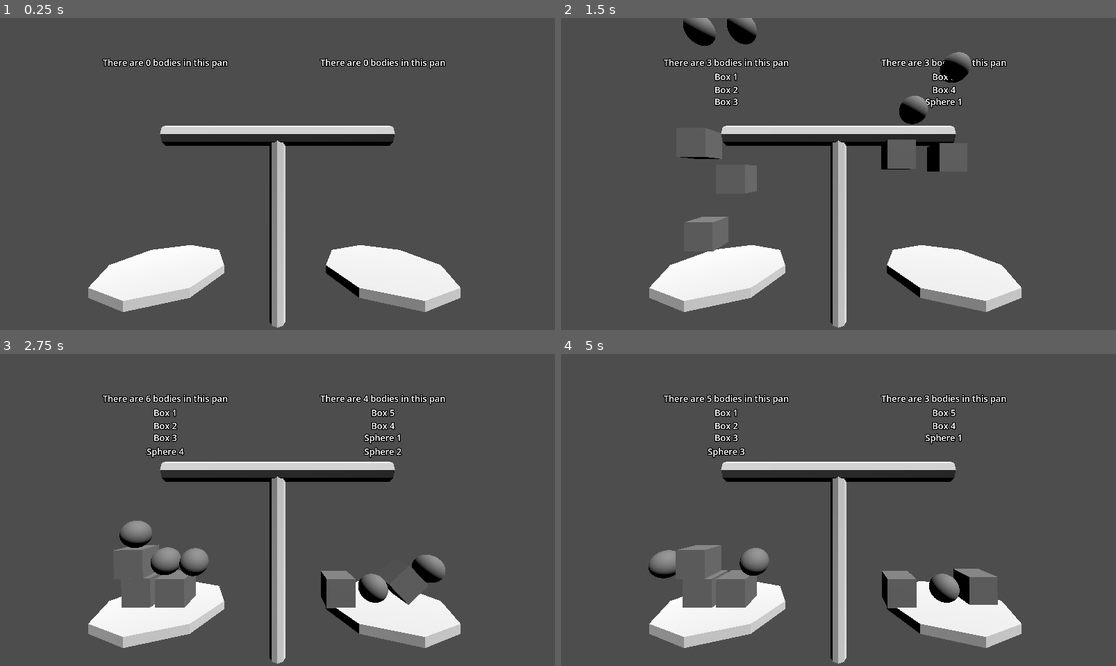
Above: before the commit, frames 1-4 (two rows, left to right).
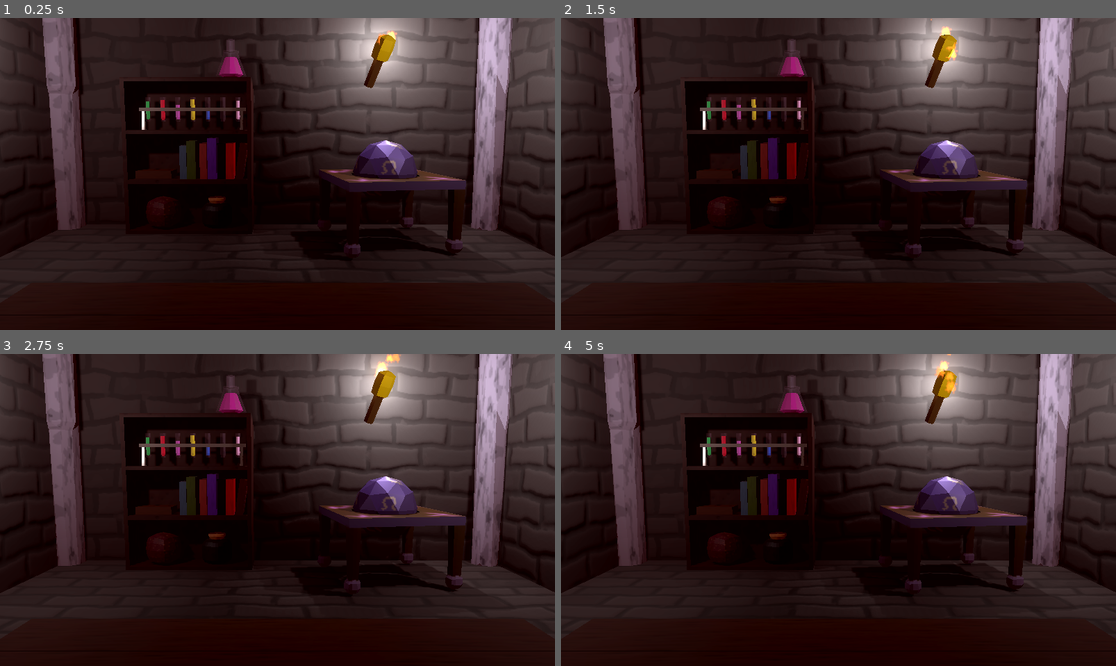
Above: after the commit, the same moments.

Repository: camd67/scale-game
Game: Godot game, scene res://scene/dungeon/scaled_dungeon_test.tscn
Same seed, same stepped clock (60 frames per second), same inputs: the game is played once before the commit and once after it. Before the commit the project starts from res://scene/main/main.tscn.
Inputs (mouse positions are in pixels of both pictures, inside the frame that each line leads up to):
- Up to frame 1 (0.25 s): no input
- Up to frame 2 (1.5 s): tap Enter at 0.5 s; move the mouse to (960, 158) at 0.52 s; click (960, 158) at 0.67 s; drag from (727, 189) to (810, 236) at 1.27 s
- Up to frame 3 (2.75 s): move the mouse to (333, 441) at 2.02 s; click (333, 441) at 2.17 s
- Up to frame 4 (5 s): drag from (810, 572) to (672, 463) at 2.77 s; move the mouse to (1005, 556) at 3.52 s; click (1005, 556) at 3.67 s; drag from (672, 463) to (755, 432) at 4.27 s

The runs differ from the first frame. In frame 1, 89% of the frame differs, in the area x 0-100%, y 0-100%; in frame 2, 90%; in frame 3, 89%; in frame 4, 89%.

Commit message:
Add dungeon

Diff:
--- a/project.godot
+++ b/project.godot
@@ -11,7 +11,7 @@
 [application]
 
 config/name="scale-game"
-run/main_scene="res://scene/main/main.tscn"
+run/main_scene="res://scene/dungeon/scaled_dungeon_test.tscn"
 config/features=PackedStringArray("4.3", "GL Compatibility")
 config/icon="res://icon.svg"
 
--- /dev/null
+++ b/scene/dungeon/scaled_dungeon_test.tscn
@@ -0,0 +1,78 @@
+[gd_scene load_steps=10 format=3 uid="uid://ceuhtmfflih7c"]
+
+[ext_resource type="PackedScene" uid="uid://bt8bif40er8kr" path="res://scene/dungeon/scaledungeon.glb" id="1_5sgjf"]
+[ext_resource type="Texture2D" uid="uid://blesrlm3igbkx" path="res://scene/dungeon/fireparticle.png" id="2_llif3"]
+[ext_resource type="PackedScene" uid="uid://bhlp8xn50igxa" path="res://scene/flickering_light/flickering_light.tscn" id="2_vpo5c"]
+
+[sub_resource type="Environment" id="Environment_dcab7"]
+ambient_light_source = 3
+ambient_light_color = Color(0.229787, 0.0708131, 0.0605233, 1)
+ambient_light_energy = 1.01
+glow_enabled = true
+glow_intensity = 0.29
+glow_bloom = 0.34
+fog_enabled = true
+fog_light_color = Color(0.249493, 0.0969925, 0.016814, 1)
+fog_light_energy = 0.72
+
+[sub_resource type="Curve" id="Curve_dl1u7"]
+_data = [Vector2(0, 1), 0.0, 0.0, 0, 0, Vector2(1, 0.0219779), -2.4938, 0.0, 0, 0]
+point_count = 2
+
+[sub_resource type="CurveTexture" id="CurveTexture_53nc3"]
+curve = SubResource("Curve_dl1u7")
+
+[sub_resource type="ParticleProcessMaterial" id="ParticleProcessMaterial_gsuma"]
+emission_shape = 1
+emission_sphere_radius = 0.3
+angle_min = 1.07288e-05
+angle_max = 360.0
+direction = Vector3(0, 1, 0)
+initial_velocity_min = 0.3
+initial_velocity_max = 0.6
+gravity = Vector3(0, 0, 0)
+scale_curve = SubResource("CurveTexture_53nc3")
+
+[sub_resource type="StandardMaterial3D" id="StandardMaterial3D_pnou2"]
+transparency = 1
+albedo_texture = ExtResource("2_llif3")
+emission_enabled = true
+emission = Color(0.871746, 0.504091, 0.188262, 1)
+emission_energy_multiplier = 1.28
+
+[sub_resource type="PlaneMesh" id="PlaneMesh_cqo0s"]
+material = SubResource("StandardMaterial3D_pnou2")
+size = Vector2(0.2, 0.2)
+orientation = 2
+
+[node name="ScaledDungeonTest" type="Node"]
+
+[node name="WorldEnvironment" type="WorldEnvironment" parent="."]
+environment = SubResource("Environment_dcab7")
+
+[node name="scaledungeon" parent="." instance=ExtResource("1_5sgjf")]
+
+[node name="Camera3D" type="Camera3D" parent="."]
+transform = Transform3D(1, 0, 0, 0, 0.993411, 0.114608, 0, -0.114608, 0.993411, 0, 1.40286, 2.91137)
+fov = 40.6
+
+[node name="Lights" type="Node" parent="."]
+
+[node name="FlickeringLight" parent="Lights" instance=ExtResource("2_vpo5c")]
+
+[node name="FlickeringLight2" parent="Lights" instance=ExtResource("2_vpo5c")]
+transform = Transform3D(1, 0, 0, 0, 1, 0, 0, 0, 1, 2.66972, 2.43806, -0.765376)
+light_energy = 1.369
+omni_range = 5.0
+
+[node name="FlickeringLight3" parent="Lights" instance=ExtResource("2_vpo5c")]
+transform = Transform3D(1, 0, 0, 0, 1, 0, 0, 0, 1, -2.5355, 2.43806, -0.765376)
+light_energy = 1.369
+omni_range = 5.0
+
+[node name="TorchParticles" type="Node" parent="."]
+
+[node name="GPUParticles3D" type="GPUParticles3D" parent="TorchParticles"]
+transform = Transform3D(1, 0, 0, 0, 1, 0, 0, 0, 1, 1.36303, 2.43806, -2.67922)
+process_material = SubResource("ParticleProcessMaterial_gsuma")
+draw_pass_1 = SubResource("PlaneMesh_cqo0s")
--- /dev/null
+++ b/scene/dungeon/scaledungeon.tscn
@@ -0,0 +1,5 @@
+[gd_scene load_steps=2 format=3 uid="uid://gywo50cdgkkx"]
+
+[ext_resource type="PackedScene" uid="uid://bt8bif40er8kr" path="res://scene/dungeon/scaledungeon.glb" id="1_u3cqq"]
+
+[node name="scaledungeon" instance=ExtResource("1_u3cqq")]
--- /dev/null
+++ b/scene/flickering_light/flickering_light.gd
@@ -0,0 +1,19 @@
+extends OmniLight3D
+
+const MAX_ENERGY_DEVIATION : float = .05
+
+@onready var timer: Timer = %Timer
+
+var current_energy_deviation : float = 0
+var base_energy : float
+
+
+func _ready() -> void:
+	base_energy = light_energy
+	timer.timeout.connect(on_flicker_timer_timeout)
+
+
+func on_flicker_timer_timeout() -> void:
+	current_energy_deviation += randf_range(-.1, .1)
+	current_energy_deviation = clampf(current_energy_deviation, -MAX_ENERGY_DEVIATION, MAX_ENERGY_DEVIATION)
+	light_energy = base_energy + current_energy_deviation
--- /dev/null
+++ b/scene/flickering_light/flickering_light.tscn
@@ -0,0 +1,15 @@
+[gd_scene load_steps=2 format=3 uid="uid://bhlp8xn50igxa"]
+
+[ext_resource type="Script" path="res://scene/flickering_light/flickering_light.gd" id="1_oa37h"]
+
+[node name="FlickeringLight" type="OmniLight3D"]
+transform = Transform3D(1, 0, 0, 0, 1, 0, 0, 0, 1, 1.36303, 2.43806, -2.67922)
+shadow_enabled = true
+omni_range = 3.871
+omni_attenuation = 2.0
+script = ExtResource("1_oa37h")
+
+[node name="Timer" type="Timer" parent="."]
+unique_name_in_owner = true
+wait_time = 0.15
+autostart = true
Binary file added: scene/dungeon/fireparticle.png
Not shown, added: scene/dungeon/fireparticle.png.import
Binary file added: scene/dungeon/scaledungeon.glb
Not shown, added: scene/dungeon/scaledungeon.glb.import
Binary file added: scene/dungeon/scaledungeon_bookshelf.png
Not shown, added: scene/dungeon/scaledungeon_bookshelf.png.import
Binary file added: scene/dungeon/scaledungeon_bookshelf_n.png
Not shown, added: scene/dungeon/scaledungeon_bookshelf_n.png.import
Binary file added: scene/dungeon/scaledungeon_bookshelfcontentsbakeddiffuse.png
Not shown, added: scene/dungeon/scaledungeon_bookshelfcontentsbakeddiffuse.png.import
Binary file added: scene/dungeon/scaledungeon_floor.png
Not shown, added: scene/dungeon/scaledungeon_floor.png.import
(and 10 more such lines)
